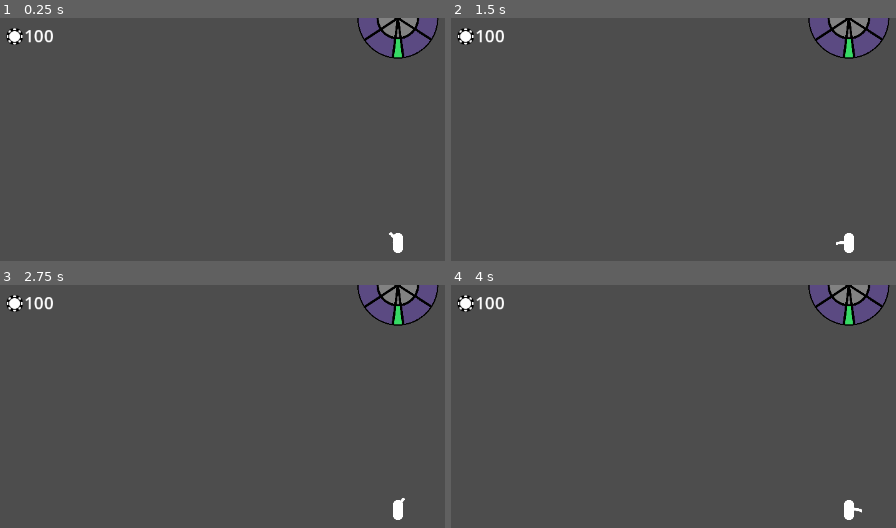
Above: before the commit, frames 1-4 (two rows, left to right).
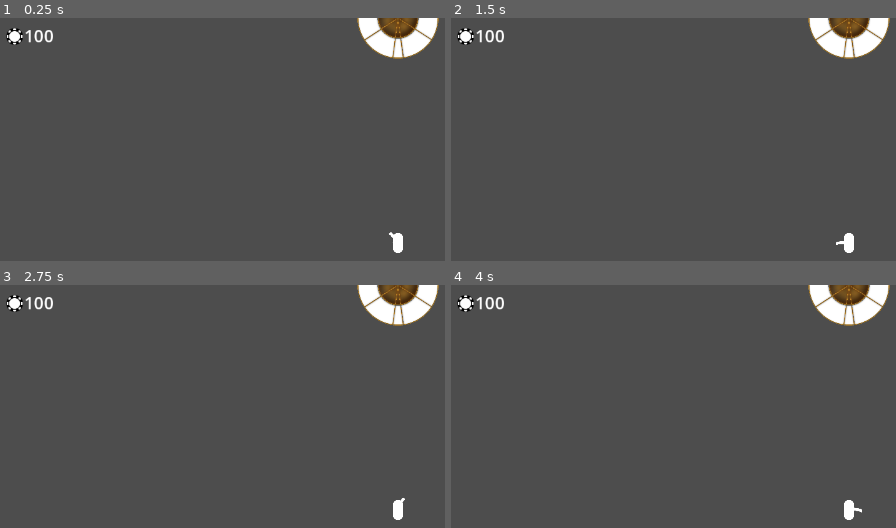
Above: after the commit, the same moments.

Repository: ClipperDev/spinning-game
Game: Godot game, scene res://levels/test_world.tscn
Same seed, same stepped clock (60 frames per second), same inputs: the game is played once before the commit and once after it.
Inputs (mouse positions are in pixels of both pictures, inside the frame that each line leads up to):
- Up to frame 1 (0.25 s): no input
- Up to frame 2 (1.5 s): tap Enter (ui_accept) at 0.5, 0.6, 1.25 s; move the mouse to (outside the picture) at 0.52 s; hold Right (ui_right) from 0.53 s (still down); tap Space (jump) at 0.77, 0.8, 1.07, 1.35 s; move the mouse to (outside the picture) at 1.27 s
- Up to frame 3 (2.75 s): tap Space (jump) at 1.52, 1.82, 2.3 s; tap Enter (ui_accept) at 1.55, 2 s; move the mouse to (outside the picture) at 2.02 s; release Right (ui_right) at 2.03 s; press the mouse at (outside the picture) at 2.03 s; hold Left (ui_left) from 2.03 s (still down)
- Up to frame 4 (4 s): tap Enter (ui_accept) at 2.75, 3.05, 3.5, 3.6 s; move the mouse to (outside the picture) at 2.77 s; release Left (ui_left) at 2.78 s; release the mouse at (outside the picture) at 2.78 s; hold Right (ui_right) from 2.78 s (still down); tap Q (spin) at 2.85 s; tap Space (jump) at 3.02, 3.32, 3.77, 3.8 s; move the mouse to (outside the picture) at 3.52 s

The runs differ from the first frame. In frame 1, 2.4% of the frame differs, in the area x 80-99%, y 0-17%; in frame 2, 2.4%; in frame 3, 2.4%; in frame 4, 2.4%.

Commit message:
added wheel textures

Diff:
--- /dev/null
+++ b/enemies/enemy.tscn
@@ -0,0 +1,6 @@
+[gd_scene format=3 uid="uid://b0g7on7v3q77i"]
+
+[ext_resource type="Script" uid="uid://d2wtihvs7od1j" path="res://scripts/enemy.gd" id="1_fw1ev"]
+
+[node name="enemy" type="CharacterBody2D" unique_id=1303768994 groups=["enemy"]]
+script = ExtResource("1_fw1ev")
--- a/project.godot
+++ b/project.godot
@@ -25,6 +25,7 @@
 [global_group]
 
 terrain=""
+enemy=""
 
 [input]
 
--- /dev/null
+++ b/scripts/enemy.gd
@@ -0,0 +1,27 @@
+class_name Enemy
+extends CharacterBody2D
+
+## entire script is a default godot placeholder i was lazy doing this ok
+
+const SPEED = 300.0
+const JUMP_VELOCITY = -400.0
+
+
+func _physics_process(delta: float) -> void:
+	# Add the gravity.
+	if not is_on_floor():
+		velocity += get_gravity() * delta
+
+	# Handle jump.
+	if Input.is_action_just_pressed("ui_accept") and is_on_floor():
+		velocity.y = JUMP_VELOCITY
+
+	# Get the input direction and handle the movement/deceleration.
+	# As good practice, you should replace UI actions with custom gameplay actions.
+	var direction := Input.get_axis("ui_left", "ui_right")
+	if direction:
+		velocity.x = direction * SPEED
+	else:
+		velocity.x = move_toward(velocity.x, 0, SPEED)
+
+	move_and_slide()
--- a/ui/wheel.tscn
+++ b/ui/wheel.tscn
@@ -1,50 +1,51 @@
 [gd_scene format=3 uid="uid://dvax3pt1c2alc"]
 
-[ext_resource type="Texture2D" uid="uid://bu8q6k8n32bts" path="res://pngs/jackpot_placeholder.png" id="1_oyw86"]
-[ext_resource type="Texture2D" uid="uid://c2uh11s8x8628" path="res://pngs/normal_placeholder.png" id="2_fccca"]
+[ext_resource type="Texture2D" uid="uid://mkafcu8hqq1v" path="res://pngs/jackpot_placeholder_white.png" id="1_fccca"]
+[ext_resource type="Texture2D" uid="uid://r7eo1fttsa17" path="res://pngs/normal_placeholder_white.png" id="2_6rmvm"]
+[ext_resource type="Texture2D" uid="uid://bqs4jf1d0vylj" path="res://pngs/wheel.png" id="3_s2jd5"]
 
 [node name="wheel" type="Control" unique_id=1075253300]
 layout_mode = 3
 anchors_preset = 0
 
 [node name="JackpotPlaceholder" type="Sprite2D" parent="." unique_id=1901642495]
-position = Vector2(1, 150)
+position = Vector2(2.2189026, 150.5)
 rotation = 3.1415927
-texture = ExtResource("1_oyw86")
+texture = ExtResource("1_fccca")
 
 [node name="NormalPlaceholder" type="Sprite2D" parent="." unique_id=1953912930]
-position = Vector2(80, 126.00001)
+position = Vector2(81.2189, 126.50001)
 rotation = 2.576106
-texture = ExtResource("2_fccca")
+texture = ExtResource("2_6rmvm")
 
 [node name="NormalPlaceholder2" type="Sprite2D" parent="." unique_id=1839581966]
-position = Vector2(147, 20.999998)
+position = Vector2(148.2189, 21.499998)
 rotation = 1.717404
-texture = ExtResource("2_fccca")
+texture = ExtResource("2_6rmvm")
 
 [node name="NormalPlaceholder3" type="Sprite2D" parent="." unique_id=493972058]
-position = Vector2(110.99999, -98.99999)
+position = Vector2(112.218895, -98.49999)
 rotation = 0.858702
-texture = ExtResource("2_fccca")
+texture = ExtResource("2_6rmvm")
 
 [node name="NormalPlaceholder4" type="Sprite2D" parent="." unique_id=711978604]
-position = Vector2(-2, -150)
-texture = ExtResource("2_fccca")
+position = Vector2(-0.7810974, -149.5)
+texture = ExtResource("2_6rmvm")
 
 [node name="NormalPlaceholder5" type="Sprite2D" parent="." unique_id=1007251881]
-position = Vector2(-116, -96.99999)
+position = Vector2(-114.7811, -96.49999)
 rotation = -0.858702
-texture = ExtResource("2_fccca")
+texture = ExtResource("2_6rmvm")
 
 [node name="NormalPlaceholder6" type="Sprite2D" parent="." unique_id=1731416371]
-position = Vector2(-149, 23.999992)
+position = Vector2(-147.7811, 24.499992)
 rotation = -1.717404
-texture = ExtResource("2_fccca")
+texture = ExtResource("2_6rmvm")
 
 [node name="NormalPlaceholder7" type="Sprite2D" parent="." unique_id=1714327671]
-position = Vector2(-79, 128)
+position = Vector2(-77.7811, 128.5)
 rotation = -2.576106
-texture = ExtResource("2_fccca")
+texture = ExtResource("2_6rmvm")
 
 [node name="slot_1" type="Area2D" parent="." unique_id=800931037]
 visible = false
@@ -108,3 +109,6 @@
 position = Vector2(2, 150)
 rotation = -3.1415925
 polygon = PackedVector2Array(-22.5, -147.6, -22.5, -146.3, -35.5, -145.3, -35.5, -138.3, -1.5, 111.899994, -1.5, 117.29999, 4.100006, 117.70001, 37.199997, -132.5, 39.5, -132.5, 36.5, -143, 36.5, -146.4)
+
+[node name="Wheel" type="Sprite2D" parent="." unique_id=2035160563]
+texture = ExtResource("3_s2jd5")
Binary file added: pngs/jackpot_placeholder_white.png
Not shown, added: pngs/jackpot_placeholder_white.png.import
Binary file added: pngs/normal_placeholder_white.png
Not shown, added: pngs/normal_placeholder_white.png.import
Binary file added: pngs/wheel.png
Not shown, added: pngs/wheel.png.import
Not shown, added: scripts/enemy.gd.uid
